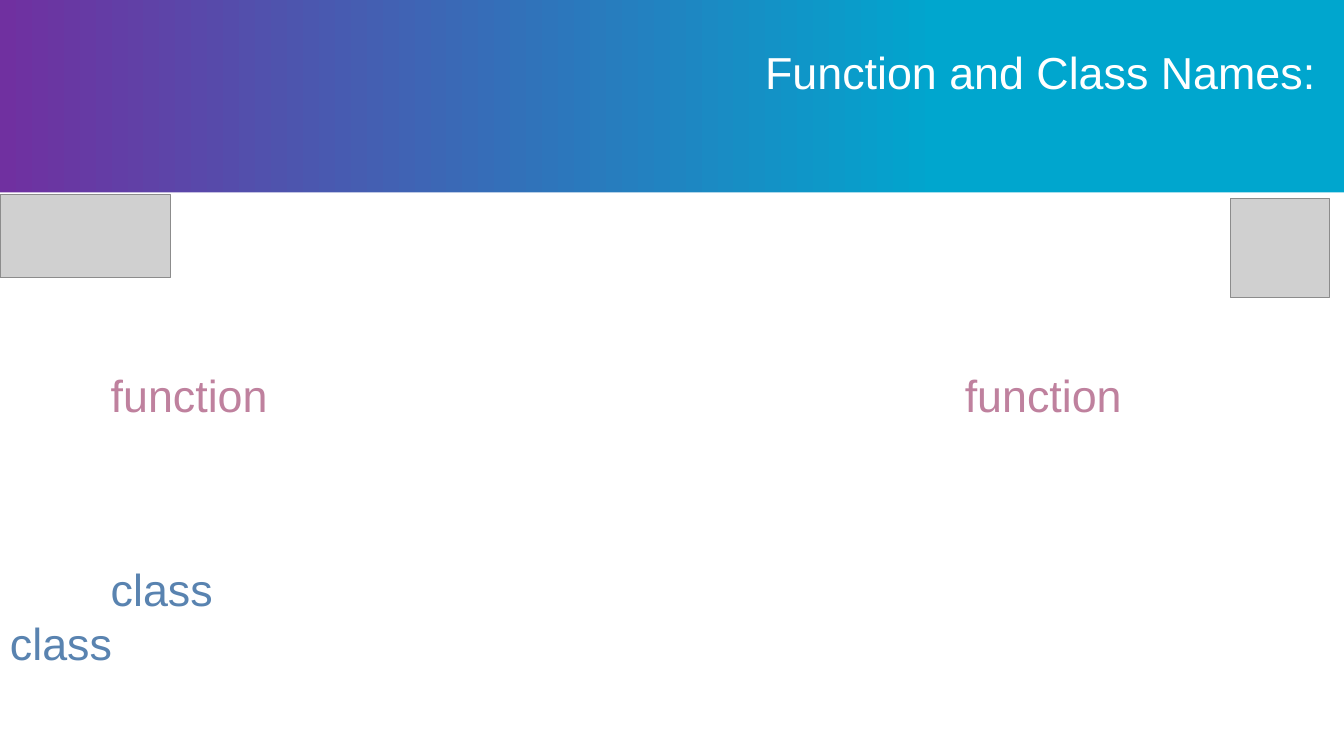
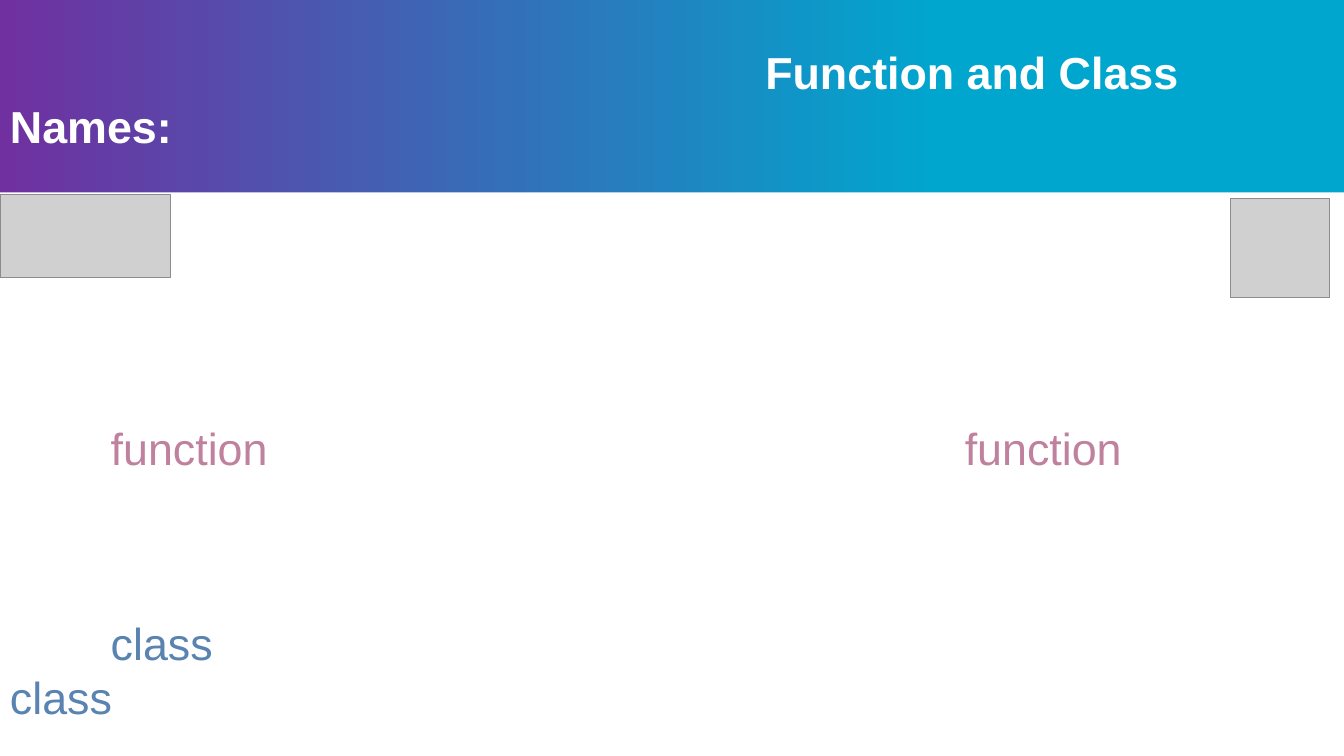
Before and after one commit to AlekOK/testNodeJS, a slide deck: slide 11 of SoftServe_PPT_Master_Slides_2020_Code_Convantion.odp. Drawn at 1344x756 pixels with LibreOffice and Linux fonts; fonts in the diff are those of the drawing; grey boxes stand for pictures; background and template pictures are left out. Boxes give left, top, right and bottom in pixels: in the first picture for what was removed or moved away, otherwise in the second. Text is boxed around its words. In the diff, an @@ line names an element or a change of style, - is before the commit and + after.

```diff
--- a/SoftServe_PPT_Master_Slides_2020_Code_Convantion.odp
+++ b/SoftServe_PPT_Master_Slides_2020_Code_Convantion.odp
@@ text at [10, 56, 1179, 144]: bold on in "Function and Class Names:" @@
```
Also in this commit, not shown: 4 other slides changed, 1 slide added, 9 other files.
